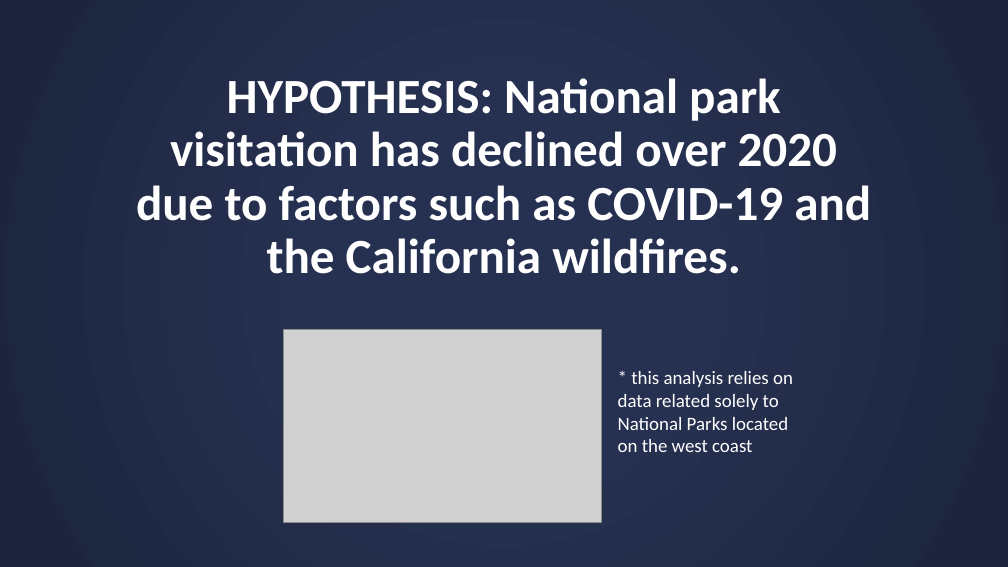
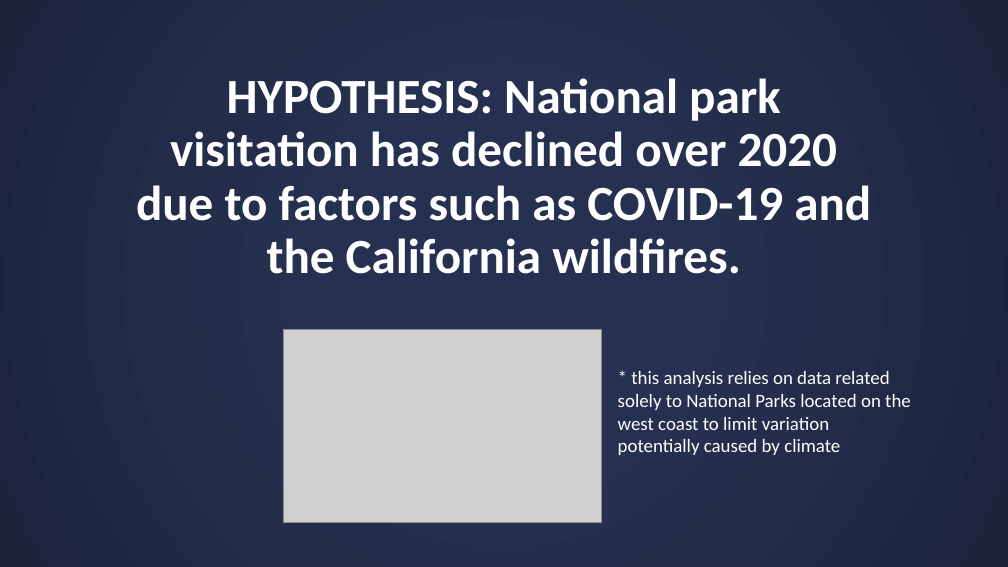
Before and after one commit to missymeyer/ProjectOne, a slide deck: slide 3 of Presentation_ProjectOne.pptx. Drawn at 1008x567 pixels with LibreOffice and Linux fonts; fonts in the diff are those of the drawing; grey boxes stand for pictures. Boxes give left, top, right and bottom in pixels: in the first picture for what was removed or moved away, otherwise in the second. Text is boxed around its words. In the diff, an @@ line names an element or a change of style, - is before the commit and + after.

Commit message:
Adjusted typo

```diff
--- a/Presentation_ProjectOne.pptx
+++ b/Presentation_ProjectOne.pptx
@@ text at box(618, 371, 911, 455): text changed @@
-* this analysis relies on data related solely to National Parks located on the west coast
+* this analysis relies on data related solely to National Parks located on the west coast to limit variation potentially caused by climate
```
